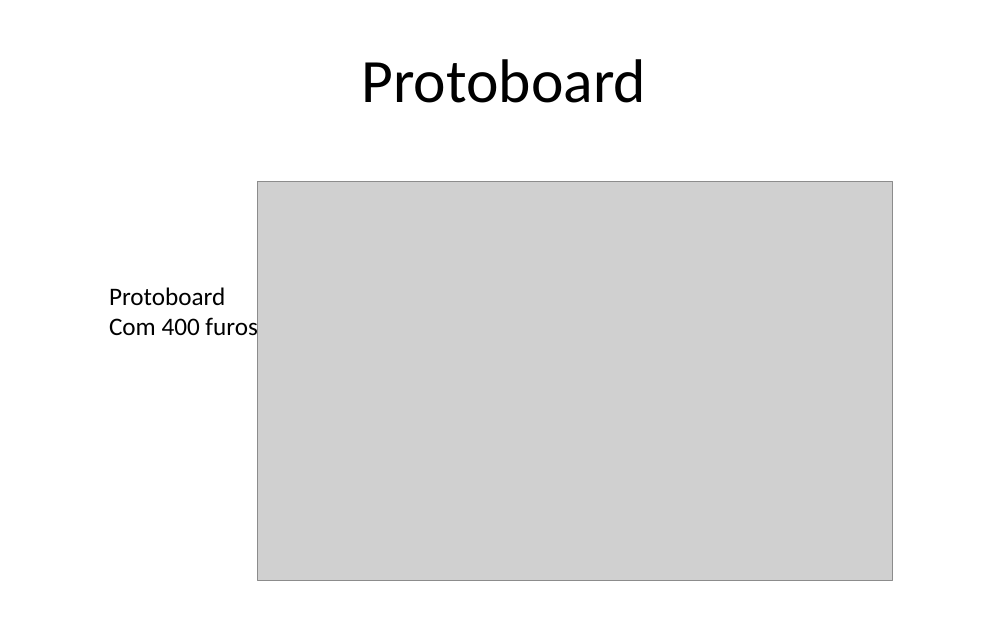
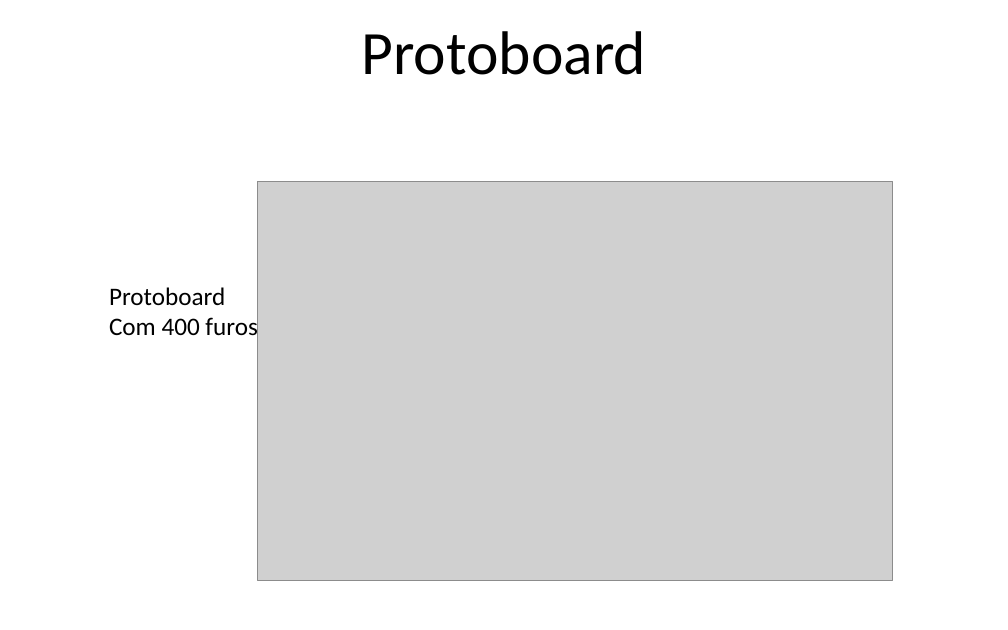
Before and after one commit to Gabrielgps25/Voluntariado-Arduino-Alpha, a slide deck: slide 4 of apresentacaoDeApoioArduinoIVoluntarios.pptx. Drawn at 1008x630 pixels with LibreOffice and Linux fonts; fonts in the diff are those of the drawing; grey boxes stand for pictures. Boxes give left, top, right and bottom in pixels: in the first picture for what was removed or moved away, otherwise in the second. Text is boxed around its words. In the diff, an @@ line names an element or a change of style, - is before the commit and + after.

```diff
--- a/apresentacaoDeApoioArduinoIVoluntarios.pptx
+++ b/apresentacaoDeApoioArduinoIVoluntarios.pptx
@@ title "Protoboard": place and size @@
-title "Protoboard" at (362,59,647,103)
+title "Protoboard" at (362,31,647,75)
```
Also in this commit, not shown: 20 other slides changed, 3 slides added, 2 other files.
